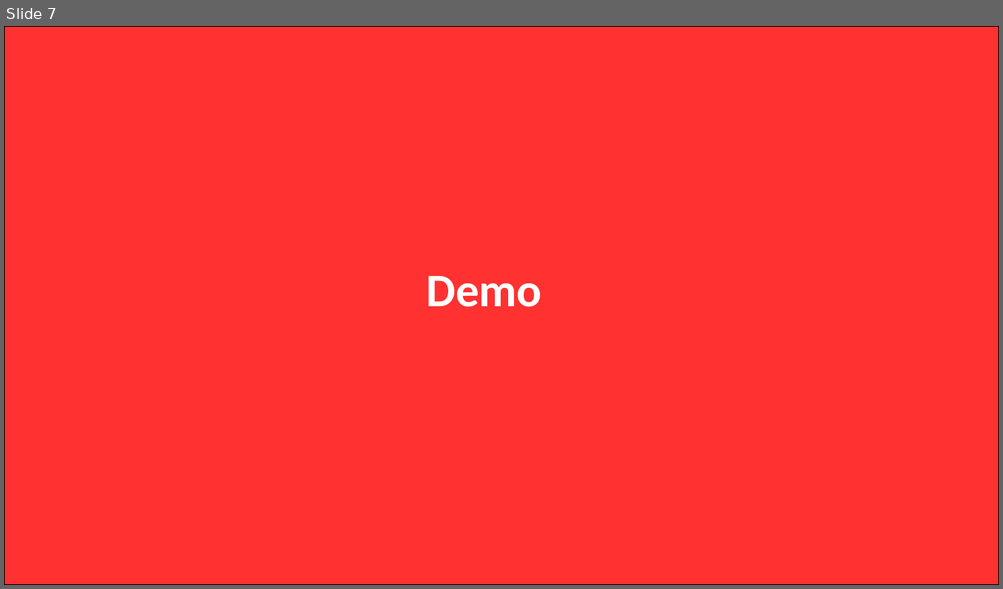
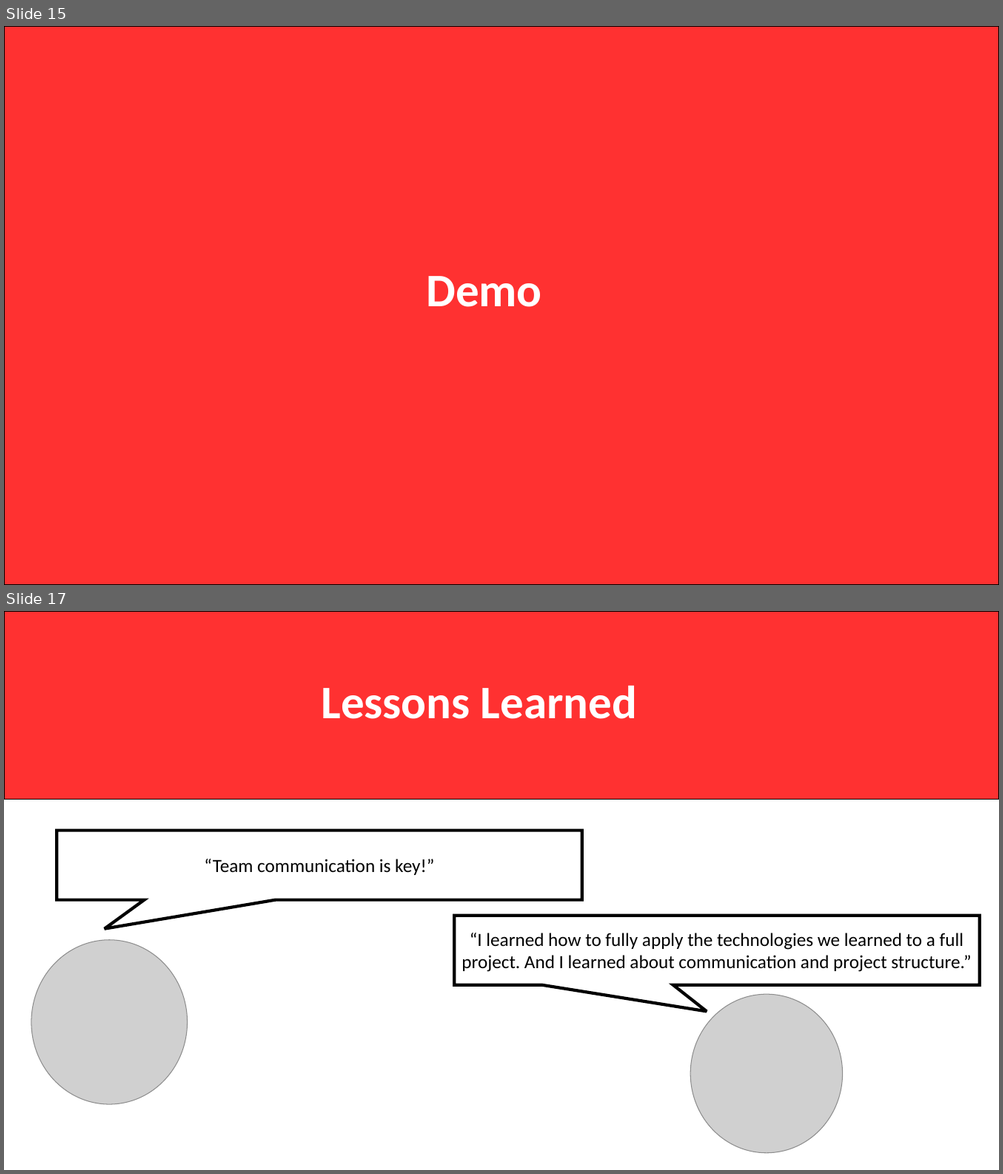
Before and after one commit to CarolynAnn/WebSysGroup4, a slide deck: final_presentation.pptx. Shown one above the other, each under a label of ours: slide 7 before the commit, slides 15 and 17 after it; the slides between them are not shown. The pictures are 1003x589 and 1003x1174 pixels, drawn with LibreOffice and Linux fonts; fonts in the diff are those of the drawing; grey boxes stand for pictures. Boxes give left, top, right and bottom in pixels: in the first picture for what was removed or moved away, otherwise in the second. Text is boxed around its words. In the diff, an @@ line names an element or a change of style, - is before the commit and + after.

```diff
--- a/final_presentation.pptx
+++ b/final_presentation.pptx
@@ slide 17 added at [4, 611, 999, 1170], background #FFFFFF @@
@@ rectangle added at [4, 611, 999, 800], fill #FF3131, outline #000000 1 pt @@
@@ title added at [321, 685, 637, 719], 45 pt, text #FFFFFF, bold @@
+Lessons Learned
@@ speech box added at [57, 830, 582, 900], fill #FFFFFF, outline #000000 3 pt, 18 pt, text #000000 @@
+“Team communication is key!”
@@ speech box added at [454, 915, 979, 985], fill #FFFFFF, outline #000000 3 pt, 18 pt, text #000000 @@
+“I learned how to fully apply the technologies we learned to a full project. And I learned about communication and project structure.”
@@ picture added at [31, 940, 188, 1105] @@
@@ picture added at [691, 994, 842, 1153] @@
@@ what was slide 7 is now slide 15 @@
```
Also in this commit, not shown: 6 slides changed, 2 other slides added, 3 slides removed.
